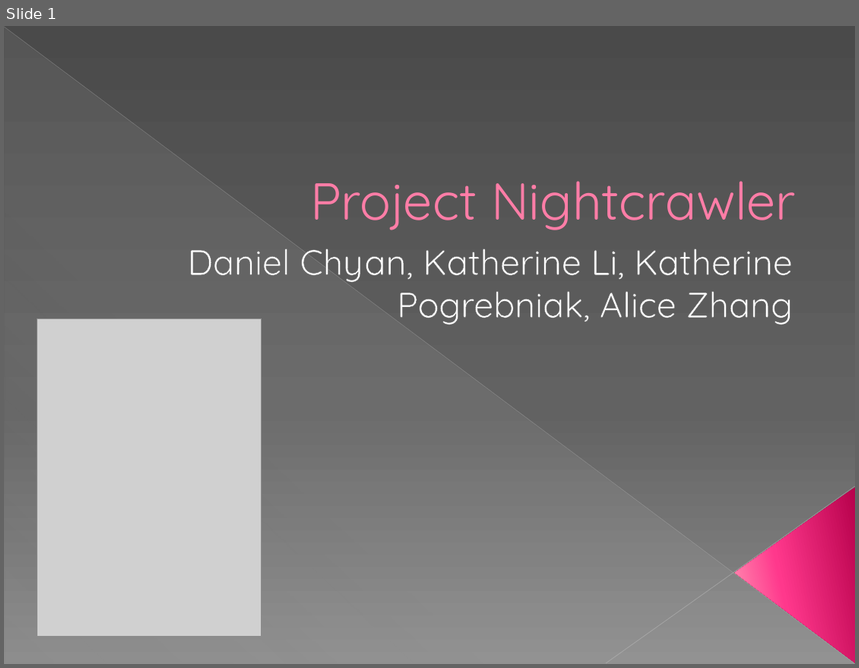
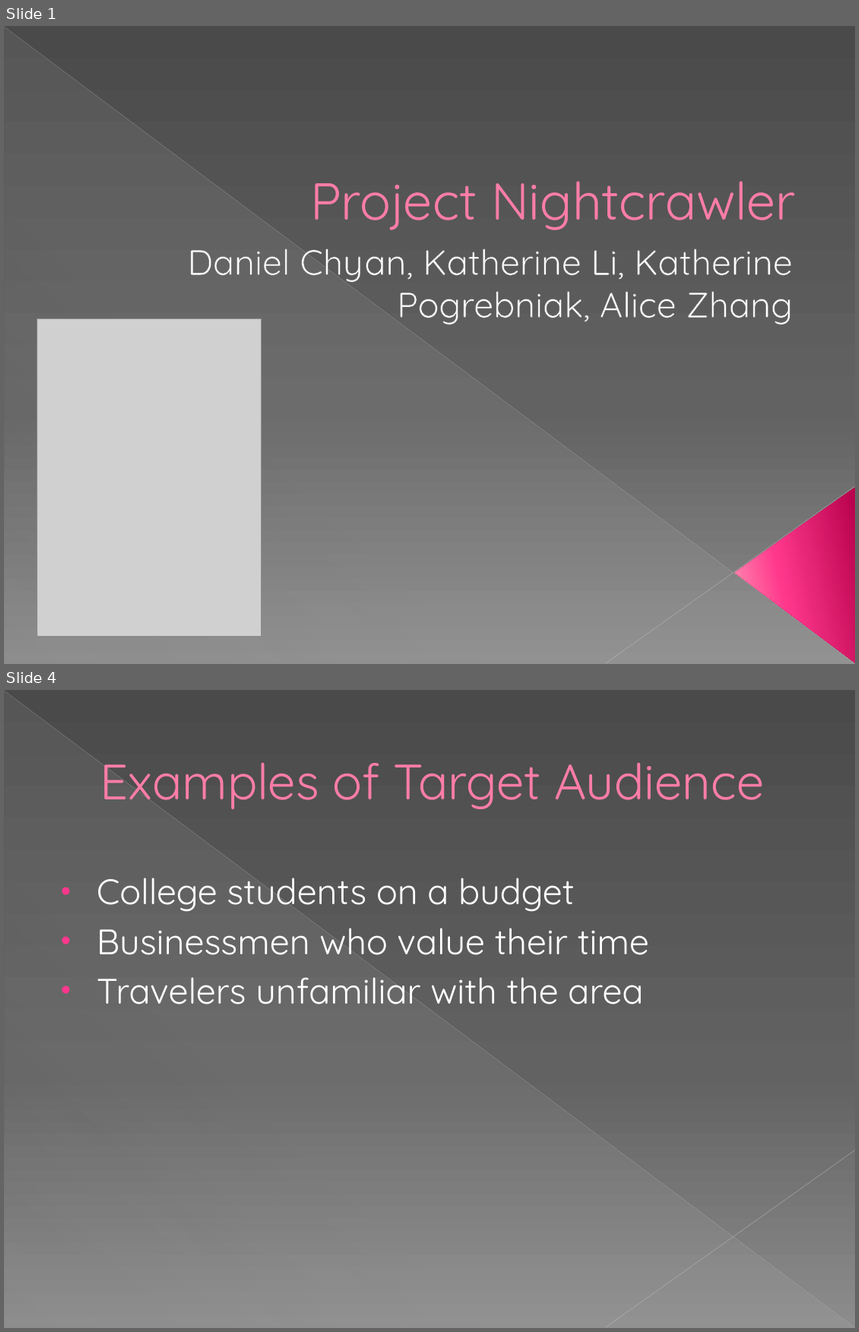
Before and after one commit to bitnovus/nightcrawler, a slide deck: nightcrawlerDemo.pptx. Shown one above the other, each under a label of ours: slide 1 before the commit, slides 1 and 4 after it; the slides between them are not shown. The pictures are 859x668 and 859x1332 pixels, drawn with LibreOffice and Linux fonts; fonts in the diff are those of the drawing; grey boxes stand for pictures. Boxes give left, top, right and bottom in pixels: in the first picture for what was removed or moved away, otherwise in the second. Text is boxed around its words. In the diff, an @@ line names an element or a change of style, - is before the commit and + after.

```diff
--- a/nightcrawlerDemo.pptx
+++ b/nightcrawlerDemo.pptx
@@ slide 4 added at [4, 690, 855, 1328], background gradient #4A4A4A to #626262 to #8C8C8C; not listed: 3 template elements that a slide beside it also shows @@
@@ title added at [100, 762, 764, 809], 42 pt, text #FF7DA7 @@
+Examples of Target Audience
@@ text added at [97, 878, 649, 1005], 30 pt, text #FFFFFF @@
+• College students on a budget
+• Businessmen who value their time
+• Travelers unfamiliar with the area
```
Also in this commit, not shown: 5 slides changed, 2 other slides added, 1 other file.
